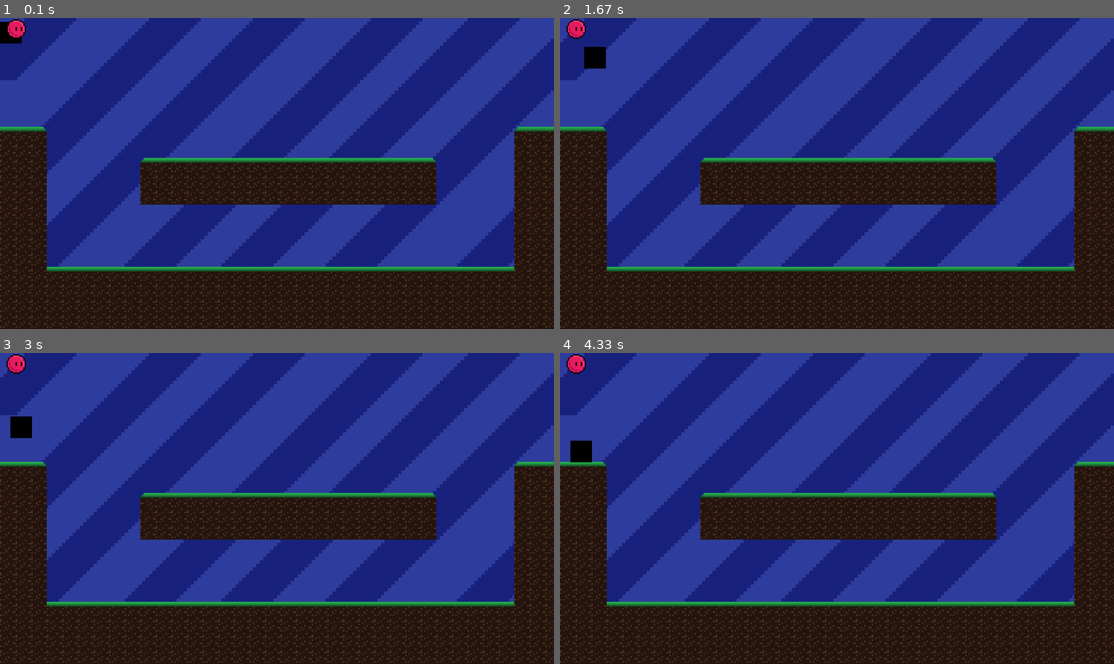
Above: before the commit, frames 1-4 (two rows, left to right).
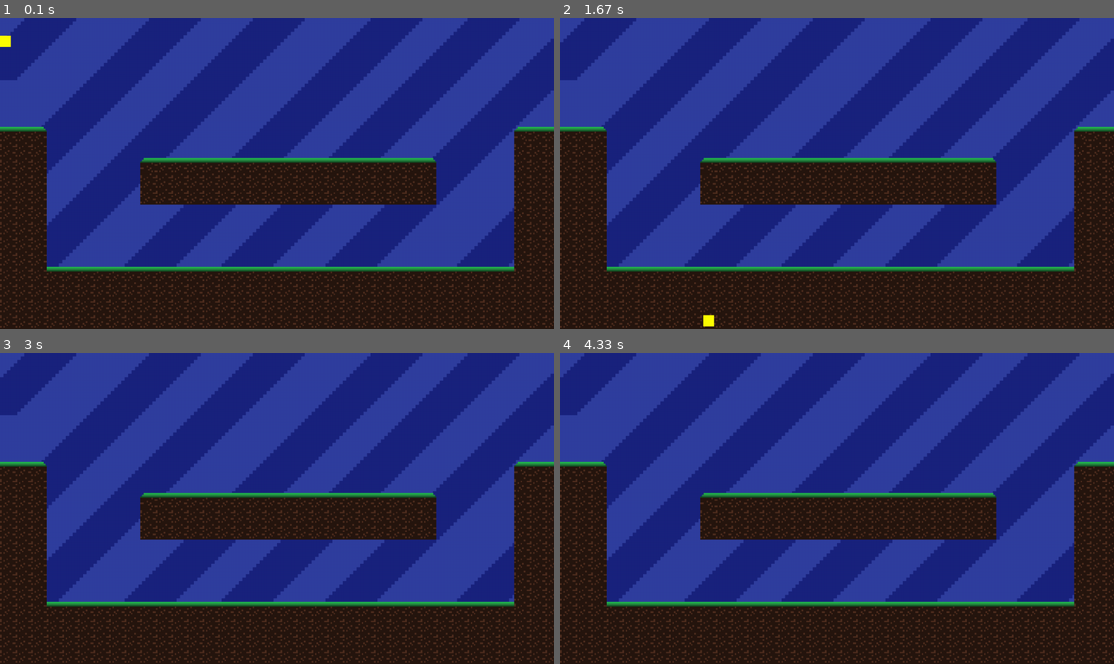
Above: after the commit, the same moments.

Repository: shegsharem/base_pygame_framework
Game: pygame game, started from workingonthis.py
Same seed, same stepped clock (60 frames per second), same inputs: the game is played once before the commit and once after it.
Inputs (mouse positions are in pixels of both pictures, inside the frame that each line leads up to):
- Up to frame 1 (0.1 s): no input
- Up to frame 2 (1.67 s): hold D 0.33-0.8 s; move the mouse to (814, 185) at 0.37 s; hold W 0.83-1.13 s; hold D 1.17-1.63 s
- Up to frame 3 (3 s): hold A 1.67-2.2 s; hold S 2.23-2.53 s
- Up to frame 4 (4.33 s): no input

The runs differ from the first frame. In frame 1, 0.3% of the frame differs, in the area x 0-5%, y 0-10%; in frame 2, 0.5%, in the area x 1-28%, y 0-100%; in frame 3, 0.5%; in frame 4, 0.5%.

Commit message:
working the best it ever has

Diff:
--- a/src/collisions.py
+++ b/src/collisions.py
@@ -1,9 +1,19 @@
 """Python 3.12.1"""
-from pygame import Rect, sprite, rect
+from pygame import Rect, sprite
 
 def check_collision_with_sprite_group(target:sprite.Sprite, group:sprite.Group) -> dict[str, bool]:
+    """Check collisions between a sprite and a group of sprites
+
+    :param target: `target sprite`
+    :type target: sprite.Sprite
+    :param group: `sprite group`
+    :type group: sprite.Group
+    :return: where it has collided
+    :rtype: dict[str, bool]
+    """
     collision = sprite.spritecollideany(target,group)
     tolerance = 2
+
     collisions = {
         "top": False,
         "bottom": False,
@@ -14,19 +24,24 @@
     if collision:
         if abs(target.rect.bottom-collision.rect.top) < tolerance:
             collisions['bottom'] = True
-            target.position.y -=1
+            target.rect.bottom = collision.rect.top
+            target.position.y = target.rect.y
 
         if abs(target.rect.top-collision.rect.bottom) < tolerance:
             collisions['top'] = True
-            target.position.y +=1
+            target.rect.top = collision.rect.bottom
+            target.position.y = target.rect.y
 
-        elif abs(target.rect.right-collision.rect.left) < tolerance:
+        if abs(target.rect.right-collision.rect.left) < tolerance:
             collisions['right'] = True
-            target.position.x -=1
+            target.rect.right = collision.rect.left
+            target.position.x = target.rect.x
 
-        elif abs(target.rect.left-collision.rect.right) < tolerance:
+        if abs(target.rect.left-collision.rect.right) < tolerance:
             collisions['left'] = True
-            target.position.x +=1
+            target.rect.left = collision.rect.right
+            target.position.x = target.rect.x
+
     return collisions
 
 def intersecting_rect_with_sprite_group(rect:Rect, sprite_group:sprite.Group) -> Rect | None:
--- a/src/player.py
+++ b/src/player.py
@@ -1,6 +1,7 @@
 """Python 3.12.1"""
-from pygame import sprite, Vector2, transform, image
-from src.collisions import intersecting_rect_with_sprite_group
+from pygame import sprite, Vector2, transform, image, Surface, key, quit
+from pygame.locals import *
+from src.collisions import check_collision_with_sprite_group
 
 class Player(sprite.Sprite):
     """Player Class"""
@@ -90,3 +91,58 @@
         ####################################################################
 
         self.move(deltatime)
+
+class SimplePlayer(sprite.Sprite):
+    def __init__(self, *groups) -> None:
+        super().__init__(*groups)
+        self.image = Surface((25,26),SRCALPHA)
+        self.image.fill((255,255,0))
+
+        self.rect = self.image.get_rect()
+
+        self.position = Vector2(self.rect.topleft)
+        self.direction = Vector2()
+        self.speed = 200
+
+        self.touching_ground = False
+
+    def input(self) -> None:
+        """Get keyboard input"""
+        keys = key.get_pressed()
+        if keys[K_ESCAPE]:
+            quit()
+            exit()
+
+        if keys[K_w]:
+            self.direction.y = -1
+        elif keys[K_s]:
+            self.direction.y = 1
+        else: self.direction.y = -1
+
+        if keys[K_d]:
+            self.direction.x = 1
+        elif keys[K_a]:
+            self.direction.x = -1
+        else: self.direction.x = 0
+
+
+    def update(self, deltatime:float, group:sprite.Group) -> None:
+        """Rectangle update method
+
+        :param deltatime: used for smooth motion
+        :type deltatime: float
+        """
+        self.input()
+
+        collisions = check_collision_with_sprite_group(self, group)
+        if collisions['bottom']:
+            self.touching_ground = True
+
+        if not self.touching_ground:
+            self.direction.y = 1
+
+        if self.direction.magnitude() != 0:
+            self.direction = self.direction.normalize()
+
+        self.position += (self.direction*self.speed*deltatime)
+        self.rect.topleft = round(self.position.x), round(self.position.y)
--- a/src/shapes.py
+++ b/src/shapes.py
@@ -1,46 +1,21 @@
 """Python 3.12.1"""
-from pygame import Surface, Vector2, draw, sprite, Color
+from pygame import Vector2, draw, sprite, Color, Surface
 from pygame.locals import *
 
 class Circle(sprite.Sprite):
     """Simple circle shape class for pygame"""
-    def __init__(self, position:tuple=(0,0), radius=1,
-                 color:tuple=(255,255,255), outline_width=0) -> None:
-        """Create circle instance
-
-        :param `position`: coordinate `(x,y)`, defaults to `(0,0)`
-        :type position: tuple, optional
-        :param `radius`: Circle radius, defaults to `1`
-        :type radius: int, optional
-        :param `color`: Fill color, defaults to `(255,255,255)`
-        :type color: tuple, optional
-        :param `outline_width`: Filled width (pixels) from edge. If not used,
-            circle will be fully colored., defaults to `0`
-        :type outline_width: int, optional
-        """
+    def __init__(self,radius=1,color:tuple=(255,255,255),outline_width=0) -> None:
         super().__init__()
-        self.position = Vector2(position[0]+radius,position[1]+radius)
-        self.velocity = Vector2(0,0)
+        self.image = Surface([radius*2,radius*2],SRCALPHA)
+        self.rect = self.image.get_rect()
+        self.position = Vector2(self.rect.topleft)
+        self.direction = Vector2(1,0)
+        self.speed = 400
         self.color = Color(color[0],color[1],color[2])
         self.radius = radius
         self.outline_width = outline_width
-        self.image = Surface([radius*2, radius*2],SRCALPHA)
-        self.rect = self.image.get_rect()
-
         # Draw circle on self.image
         draw.circle(self.image, self.color, self.position, self.radius, self.outline_width)
-
-    def move(self, deltatime:float) -> None:
-        """Move circle
-
-        :param deltatime: used for smooth motion
-        :type deltatime: float
-        """
-        self.position += (self.velocity*deltatime)
-        self.position.x -= self.radius
-        self.position.y -= self.radius
-        self.rect.x = round(self.position.x)
-        self.rect.y = round(self.position.y)
 
     def update(self, deltatime:float) -> None:
         """Circle update method
@@ -48,41 +23,25 @@
         :param deltatime: used for smooth motion
         :type deltatime: float
         """
-        self.move(deltatime)
+        self.position += (self.direction*self.speed*deltatime)
+        #self.position.x -= self.radius
+        #self.position.y -= self.radius
+        self.rect.topleft = round(self.position.x), round(self.position.y)
 
 
 class Rectangle(sprite.Sprite):
     """Simple rectangle shape class for pygame"""
-    def __init__(self, position:tuple=(0,0), dimensions:tuple=(10,10),
+    def __init__(self,position:tuple=(0,0),dimensions:tuple=(10,10),
                  color:tuple=(255,255,255)) -> None:
-        """Create rectangle instance
-
-        :param position: coordinate `(x,y)`, defaults to `(0,0)`
-        :type position: tuple, optional
-        :param dimensions: rectangle size `(width,height)`, defaults to `(10,10)`
-        :type dimensions: tuple, optional
-        :param color: fill color `(r,g,b)`, defaults to `(255,255,255)`
-        :type color: tuple, optional
-        """
         super().__init__()
-        self.position = Vector2(position[0], position[1])
-        self.velocity = Vector2(0,0)
-        self.color = Color(color[0], color[1], color[2])
-        self.image = Surface(dimensions, SRCALPHA)
+        self.image = Surface(dimensions,SRCALPHA)
         self.rect = self.image.get_rect()
-
+        self.position = Vector2(self.rect.topleft)
+        self.direction = Vector2(1,0)
+        self.speed = 400
+        self.color = Color(color[0],color[1],color[2])
         # Draw rectangle on self.image
         draw.rect(self.image, self.color, self.rect)
-
-    def move(self, deltatime:float) -> None:
-        """Move rectangle
-
-        :param deltatime: used for smooth motion
-        :type deltatime: float
-        """
-        self.position += (self.velocity*deltatime)
-        self.rect.x = round(self.position.x)
-        self.rect.y = round(self.position.y)
 
     def update(self, deltatime:float) -> None:
         """Rectangle update method
@@ -90,4 +49,5 @@
         :param deltatime: used for smooth motion
         :type deltatime: float
         """
-        self.move(deltatime)
+        self.position += (self.direction*self.speed*deltatime)
+        self.rect.topleft = round(self.position.x), round(self.position.y)
--- a/workingonthis.py
+++ b/workingonthis.py
@@ -7,7 +7,7 @@
 # Game Modules
 from src.shapes import Circle, Rectangle
 from src.deltatime import get_deltatime
-from src.player import Player
+from src.player import SimplePlayer
 from src.level import Level
 from src.collisions import check_collision_with_sprite_group
 from src.lighting import get_outline
@@ -19,10 +19,8 @@
 screen = pygame.display.set_mode((1280,720), DOUBLEBUF)
 previous_time = get_deltatime()
 
-test_rect = Rectangle((0,0),(50,50), (0,0,0))
-
-player = Player()
-player_outline = get_outline(player.image)
+player = SimplePlayer()
+player.speed = 500
 
 level_surface = pygame.Surface((1280*2,720*2), SRCALPHA)
 level = Level('level.txt')
@@ -34,47 +32,20 @@
 #pygame.event.set_allowed([QUIT, KEYDOWN, KEYUP]) # allows certain inputs to increase performance
 particles = Particles()
 
-def input_processor() -> None:
-    """Logic function for pygame events."""
+while True:
+    dt, previous_time = get_deltatime(previous_time)
+
     for event in pygame.event.get():
         if event.type == pygame.QUIT:
             pygame.quit()
             sys.exit()
 
-    keys = pygame.key.get_pressed()
-
-    if keys[K_ESCAPE]:
-        pygame.quit()
-        sys.exit()
-
-    if keys[K_w]:
-        test_rect.position.y -= 2
-
-    if keys[K_d]:
-        test_rect.position.x += 1
-
-    if keys[K_a]:
-        test_rect.position.x -= 1
-
-while True:
-    dt, previous_time = get_deltatime(previous_time)
-    input_processor()
     mouse_pos = pygame.mouse.get_pos()
-
-    #player.position = mouse_pos
-
-    test_rect.update(0)
-    player.update(dt)
+    player.update(dt,level)
 
     screen.blit(splashscreen,(0,0))
     screen.blit(level_surface,(0,0))
-    screen.blit(test_rect.image,test_rect.position)
-    collisions = check_collision_with_sprite_group(test_rect,level)
-    print(collisions)
-    if not collisions['bottom']:
-        test_rect.position.y += 1
-    screen.blit(player_outline,player.position)
+
     screen.blit(player.image,player.position)
 
-
     pygame.display.flip()
